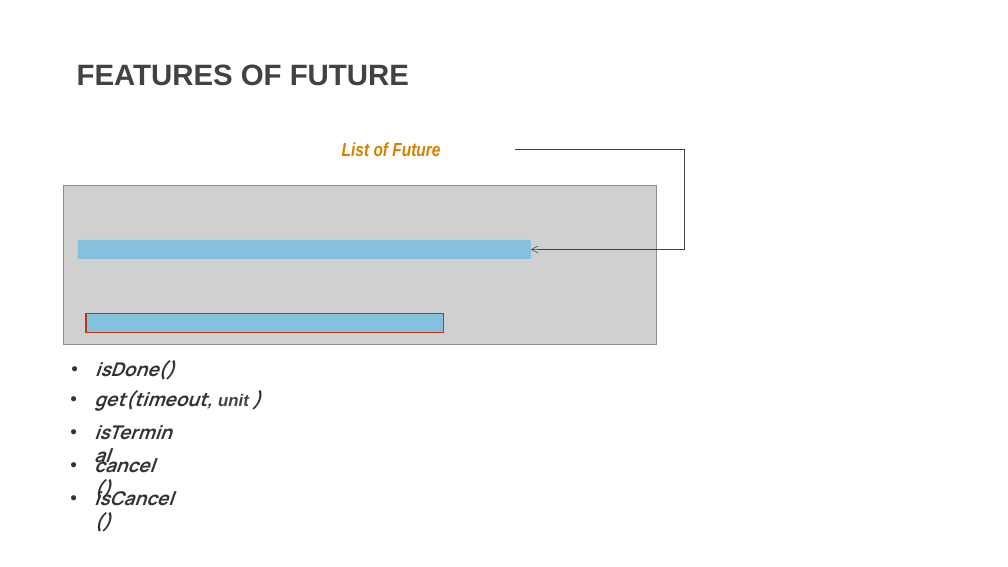
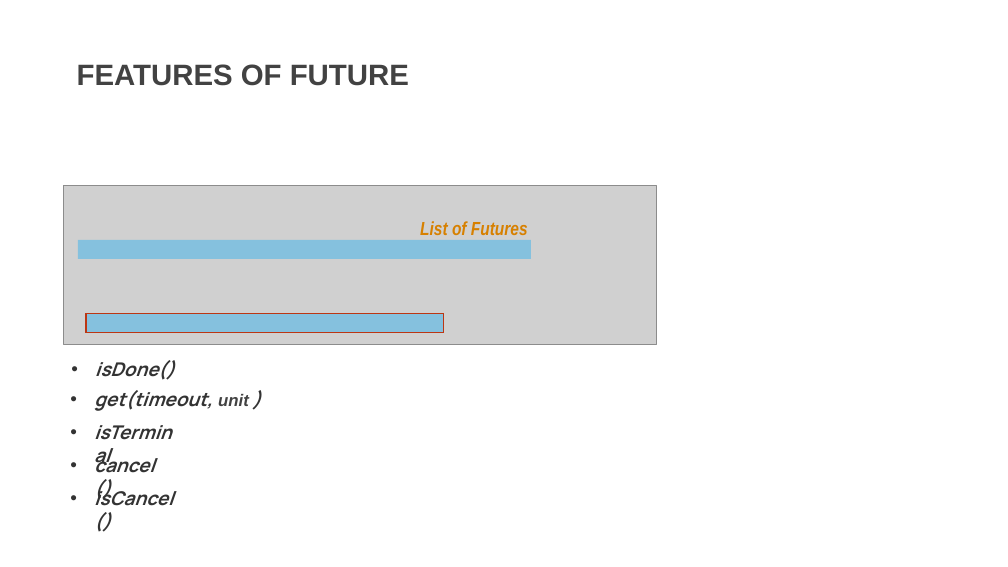
Before and after one commit to DevDay2019-AxonActive/DevDay2019---Advanced-Java, a slide deck: slide 6 of presentations/java_future.pptx. Drawn at 1008x567 pixels with LibreOffice and Linux fonts; fonts in the diff are those of the drawing; grey boxes stand for pictures; background and template pictures are left out. Boxes give left, top, right and bottom in pixels: in the first picture for what was removed or moved away, otherwise in the second. Text is boxed around its words. In the diff, an @@ line names an element or a change of style, - is before the commit and + after.

```diff
--- a/presentations/java_future.pptx
+++ b/presentations/java_future.pptx
@@ elbow arrow removed from (516, 150) to (531, 250) @@
@@ text at bbox=[420, 221, 528, 235]: text changed @@
-List of Future
+List of Futures
```
Also in this commit, not shown: 12 other slides changed, 3 slides added, 9 slides removed.
